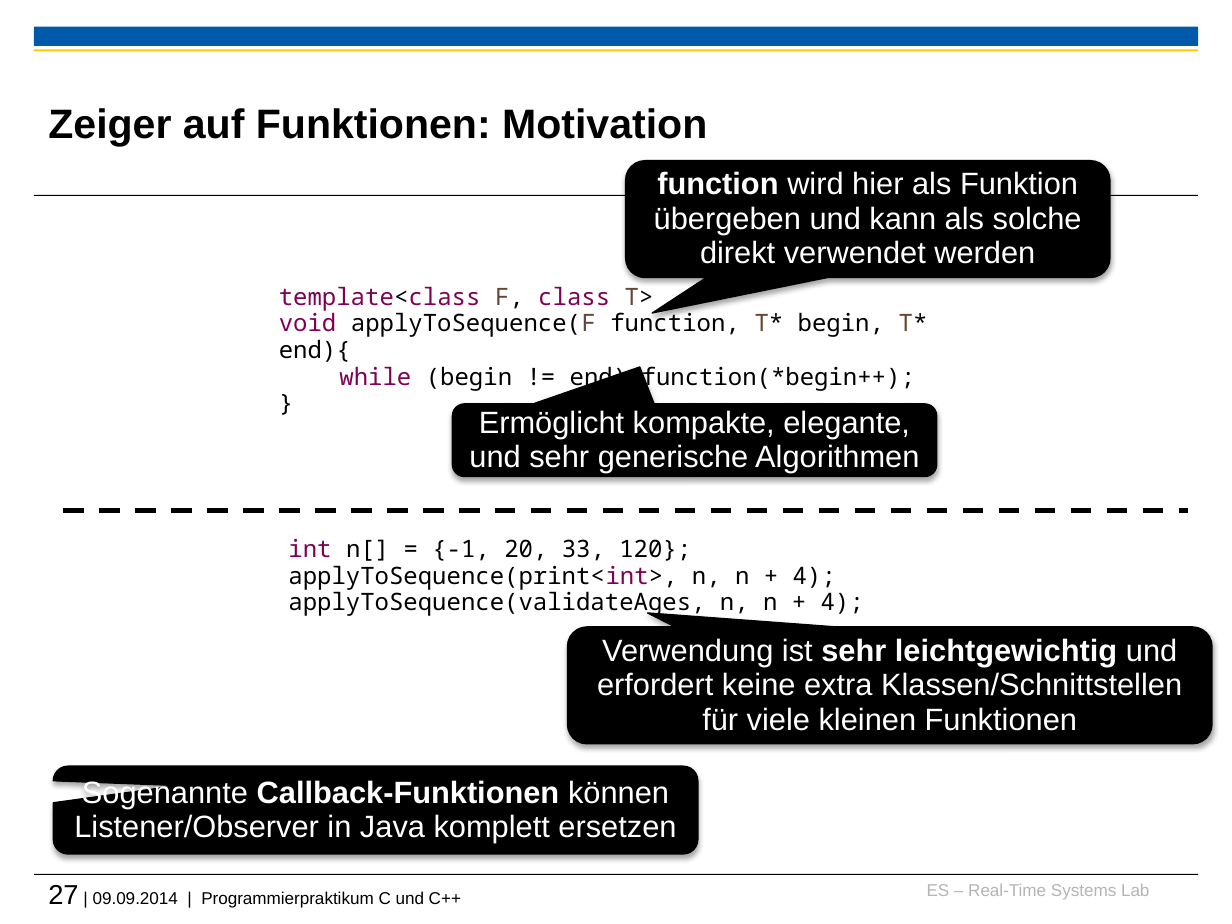
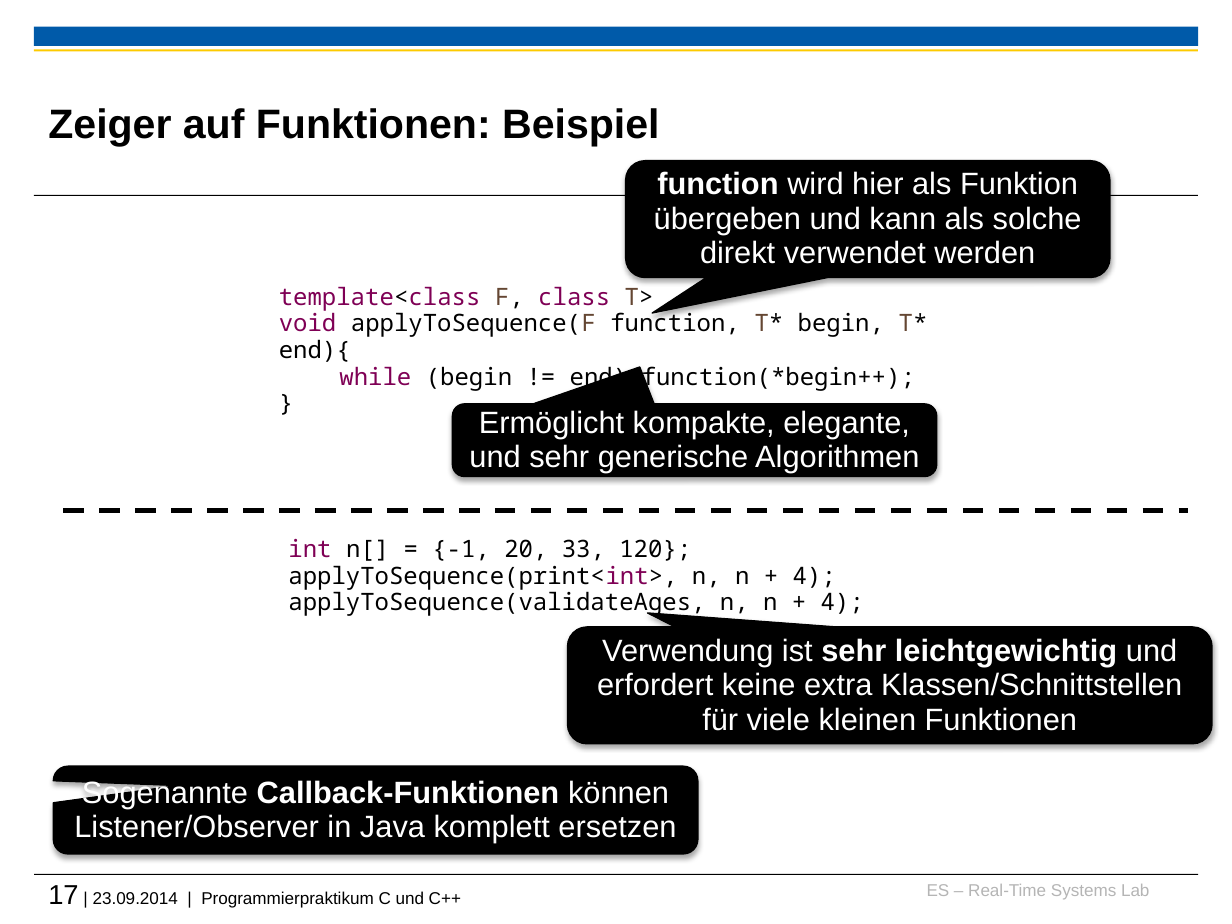
Before and after one commit to h82k/tud-cppp, a slide deck: slide 17 of Vorlesung/4 Fortgeschrittene Themen.pptx (slide 27 before the commit). Drawn at 1232x924 pixels with LibreOffice and Linux fonts; fonts in the diff are those of the drawing; background and template pictures are left out. Boxes give left, top, right and bottom in pixels: in the first picture for what was removed or moved away, otherwise in the second. Text is boxed around its words. In the diff, an @@ line names an element or a change of style, - is before the commit and + after.

```diff
--- a/Vorlesung/4 Fortgeschrittene Themen.pptx
+++ b/Vorlesung/4 Fortgeschrittene Themen.pptx
@@ title at (x1=48, y1=108, x2=659, y2=147): text changed @@
-Zeiger auf Funktionen: Motivation
+Zeiger auf Funktionen: Beispiel
@@ text at (x1=48, y1=885, x2=461, y2=908): text changed @@
-27 | 09.09.2014 | Programmierpraktikum C und C++
+17 | 23.09.2014 | Programmierpraktikum C und C++
```
Also in this commit, not shown: 10 other slides changed, 10 slides removed, 5 other files.
